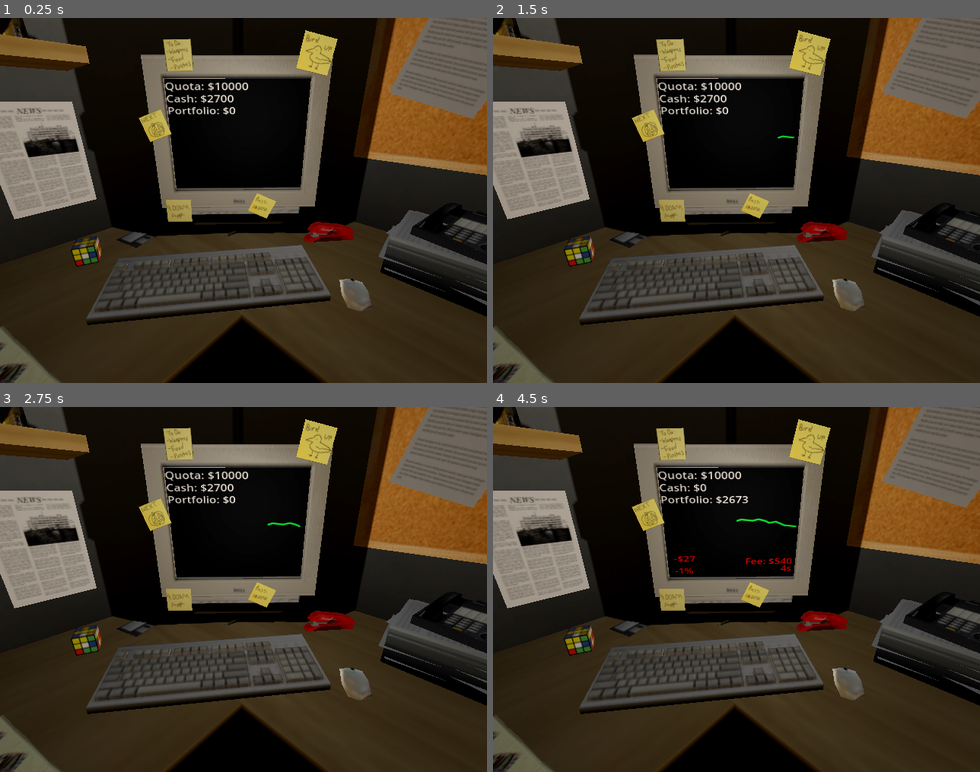
Above: before the commit, frames 1-4 (two rows, left to right).
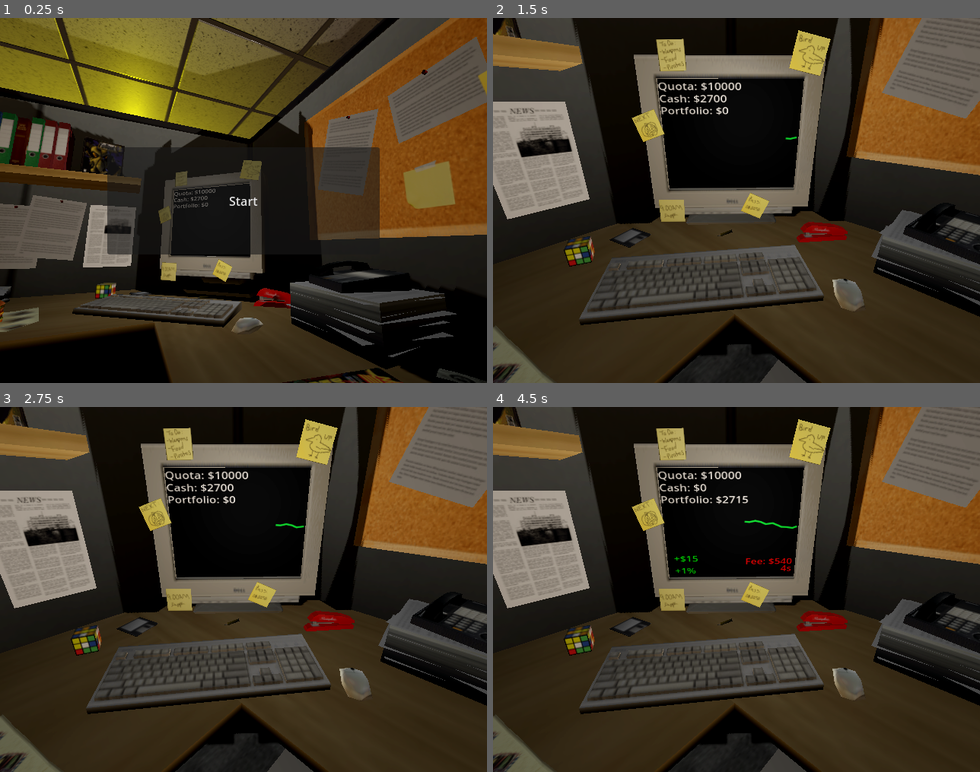
Above: after the commit, the same moments.

Repository: SamuelEdmondson/stock_bubble
Game: Godot game, scene res://title_screen.tscn
The game is run twice, just before and just after one commit, with the same random seed, the same clock (stepped at 60 frames per second) and the same inputs. Before the commit the project starts from res://scenes/main.tscn.
Inputs (mouse positions are in pixels of both pictures, inside the frame that each line leads up to):
- Up to frame 1 (0.25 s): no input
- Up to frame 2 (1.5 s): click (736, 200) at 0.5 s, where only the run after the commit has a clickable "Start"; tap Enter at 1.25 s; move the mouse to (843, 182) at 1.27 s; click (843, 182) at 1.35 s
- Up to frame 3 (2.75 s): tap Space at 2 s; move the mouse to (146, 607) at 2.02 s; click (146, 607) at 2.1 s
- Up to frame 4 (4.5 s): tap Enter at 2.75 s; move the mouse to (785, 509) at 2.77 s; click (785, 509) at 2.85 s; move the mouse to (712, 662) at 3.52 s; click (712, 662) at 3.6 s; move the mouse to (882, 644) at 4.27 s; click (882, 644) at 4.35 s

The runs differ from the first frame. In frame 1, 77% of the frame differs, in the area x 0-100%, y 0-100%; in frame 2, 8.2%; in frame 3, 8.2%; in frame 4, 8.4%.

Commit message:
make title_screen.tscn the main scene

Diff:
--- a/project.godot
+++ b/project.godot
@@ -11,7 +11,7 @@
 [application]
 
 config/name="Wage Slave V6"
-run/main_scene="res://scenes/main.tscn"
+run/main_scene="res://title_screen.tscn"
 config/features=PackedStringArray("4.3", "Forward Plus")
 config/icon="res://icon.svg"
 
